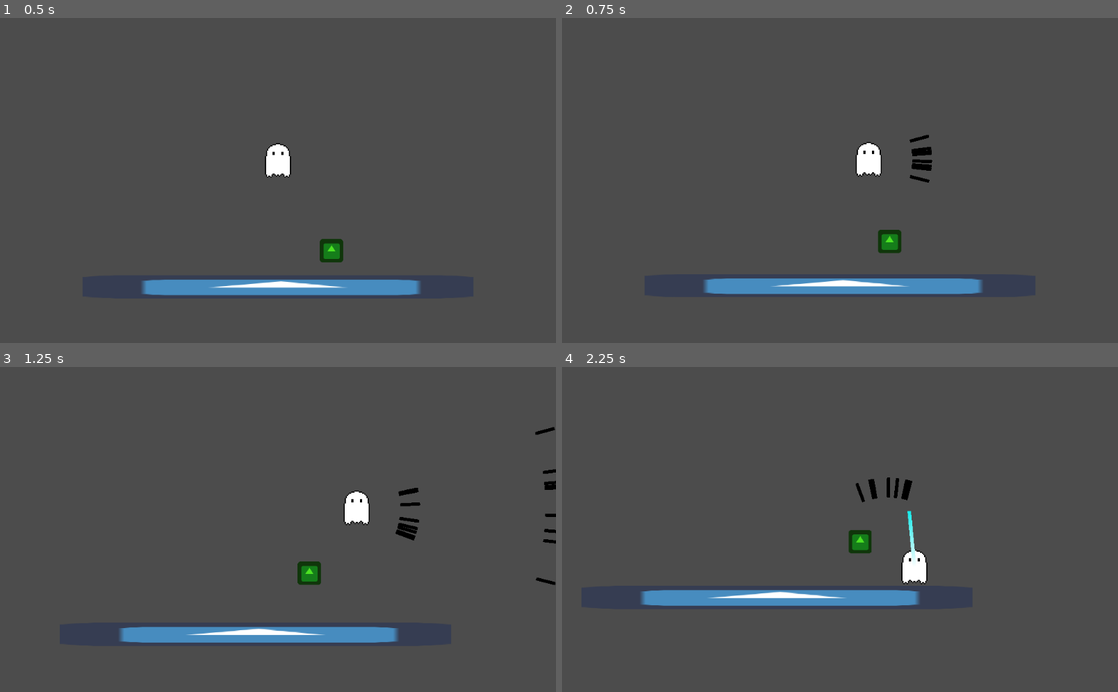
Above: before the commit, frames 1-4 (two rows, left to right).
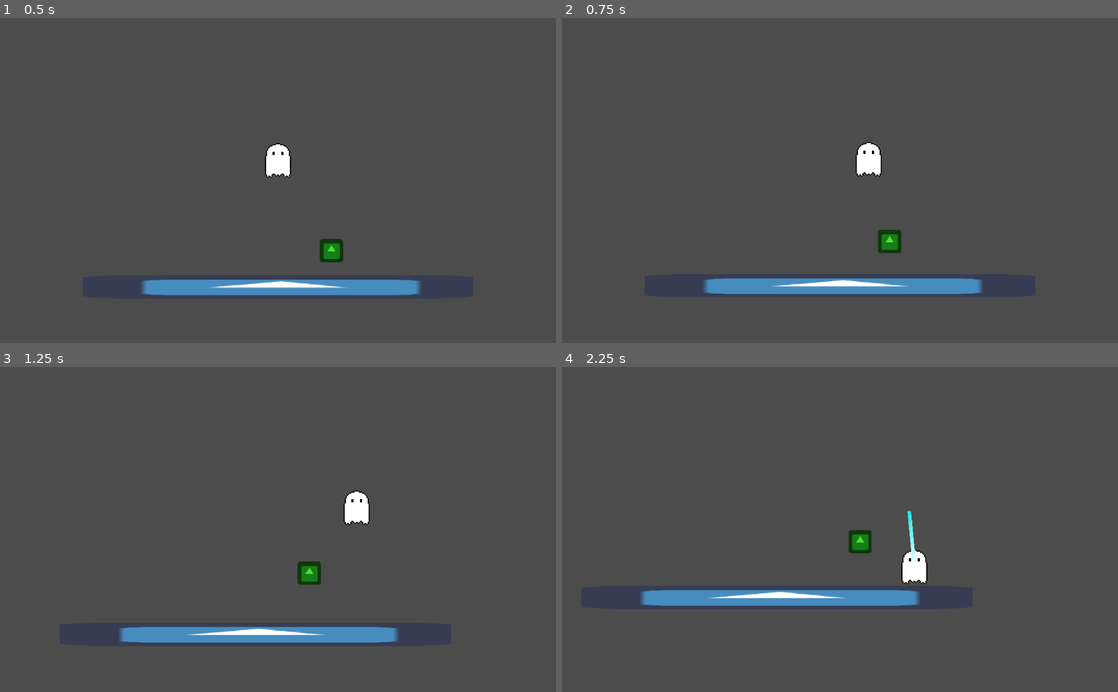
Above: after the commit, the same moments.

Repository: arnette-thomas/gmtk2021
Game: Godot game, scene res://scenes/World1.tscn
The game is run twice, just before and just after one commit, with the same random seed, the same clock (stepped at 60 frames per second) and the same inputs. The engine's default icon, where the game draws it, is replaced by a stand-in: a white triangle on a blue panel in a dark square.
Inputs (mouse positions are in pixels of both pictures, inside the frame that each line leads up to):
- Up to frame 1 (0.5 s): no input
- Up to frame 2 (0.75 s): tap Enter (ui_accept) at 0.5 s; move the mouse to (962, 164) at 0.52 s; press the mouse at (962, 164) at 0.53 s; hold D (right) from 0.53 s (still down)
- Up to frame 3 (1.25 s): keep holding D (right); tap Enter (ui_accept) at 0.77 s
- Up to frame 4 (2.25 s): move the mouse to (728, 545) at 1.27 s; release D (right) at 1.28 s; release the mouse at (728, 545) at 1.28 s; hold S (down) 1.28-2.03 s; click (728, 545) at 1.35 s; tap Enter (ui_accept) at 1.52 s; move the mouse to (895, 458) at 2.02 s; press the mouse at (895, 458) at 2.03 s; hold D (right) from 2.03 s (still down); right-click (895, 458) at 2.1 s

Frame 1 is identical in both runs. In frame 2, 0.3% of the frame differs, in the area x 62-67%, y 35-51%; in frame 3, 0.5%, in the area x 71-100%, y 18-68%; in frame 4, 0.3%.
Error after the commit: Attempt to call function 'add_child' in base 'null instance' on a null instance. (res://scripts/Player.gd:47)

Commit message:
Added Boss behaviour

Diff:
--- /dev/null
+++ b/bossStage.tscn
@@ -0,0 +1,112 @@
+[gd_scene load_steps=7 format=2]
+
+[ext_resource path="res://scripts/Boss.gd" type="Script" id=1]
+[ext_resource path="res://icon.png" type="Texture" id=2]
+[ext_resource path="res://scenes/Player.tscn" type="PackedScene" id=4]
+[ext_resource path="res://scripts/CameraShake.gd" type="Script" id=5]
+
+[sub_resource type="RectangleShape2D" id=1]
+extents = Vector2( 119.373, 118.759 )
+
+[sub_resource type="RectangleShape2D" id=2]
+extents = Vector2( 765.343, 31.4458 )
+
+[node name="bossStage" type="Node2D"]
+__meta__ = {
+"_edit_horizontal_guides_": [ -0.246616 ]
+}
+
+[node name="YSort" type="YSort" parent="."]
+
+[node name="Player" parent="YSort" instance=ExtResource( 4 )]
+position = Vector2( 0, 0 )
+
+[node name="Camera2D" type="Camera2D" parent="YSort/Player"]
+rotation = -0.261799
+offset = Vector2( 0, -50 )
+current = true
+zoom = Vector2( 1.5, 1.5 )
+limit_smoothed = true
+drag_margin_h_enabled = true
+drag_margin_v_enabled = true
+smoothing_enabled = true
+offset_v = 1.0
+script = ExtResource( 5 )
+
+[node name="Tween" type="Tween" parent="YSort/Player/Camera2D"]
+
+[node name="Timer" type="Timer" parent="YSort/Player/Camera2D"]
+
+[node name="Boss" type="KinematicBody2D" parent="YSort"]
+script = ExtResource( 1 )
+target_path = NodePath("../Player")
+
+[node name="Sprite" type="Sprite" parent="YSort/Boss"]
+position = Vector2( 0.0210647, 0.0716791 )
+scale = Vector2( 3.77421, 3.7508 )
+texture = ExtResource( 2 )
+
+[node name="CollisionShape2D" type="CollisionShape2D" parent="YSort/Boss"]
+shape = SubResource( 1 )
+
+[node name="Wall" type="StaticBody2D" parent="." groups=[
+"walls",
+]]
+position = Vector2( 0, 300 )
+
+[node name="Sprite" type="Sprite" parent="Wall"]
+position = Vector2( 0.906647, 65.3752 )
+scale = Vector2( 23.9712, 1 )
+texture = ExtResource( 2 )
+
+[node name="CollisionShape2D" type="CollisionShape2D" parent="Wall"]
+position = Vector2( 0.509827, 68.55 )
+shape = SubResource( 2 )
+
+[node name="Wall2" type="StaticBody2D" parent="." groups=[
+"walls",
+]]
+position = Vector2( 0, 300 )
+
+[node name="Sprite" type="Sprite" parent="Wall2"]
+position = Vector2( 9.38232, -769.482 )
+scale = Vector2( 23.9712, 1 )
+texture = ExtResource( 2 )
+
+[node name="CollisionShape2D" type="CollisionShape2D" parent="Wall2"]
+position = Vector2( 8.98553, -766.307 )
+shape = SubResource( 2 )
+
+[node name="Wall3" type="StaticBody2D" parent="." groups=[
+"walls",
+]]
+position = Vector2( 0, 600 )
+
+[node name="Sprite" type="Sprite" parent="Wall3"]
+position = Vector2( 733.934, -787.698 )
+rotation = 1.5708
+scale = Vector2( 18.26, 1 )
+texture = ExtResource( 2 )
+
+[node name="CollisionShape2D" type="CollisionShape2D" parent="Wall3"]
+position = Vector2( 737.312, -602.71 )
+rotation = 1.5708
+shape = SubResource( 2 )
+
+[node name="Wall4" type="StaticBody2D" parent="." groups=[
+"walls",
+]]
+position = Vector2( 0, 600 )
+
+[node name="Sprite" type="Sprite" parent="Wall4"]
+position = Vector2( -736, -794.048 )
+rotation = 1.5708
+scale = Vector2( 18.26, 1 )
+texture = ExtResource( 2 )
+
+[node name="CollisionShape2D" type="CollisionShape2D" parent="Wall4"]
+position = Vector2( -732.621, -609.059 )
+rotation = 1.5708
+shape = SubResource( 2 )
+
+[connection signal="timeout" from="YSort/Player/Camera2D/Timer" to="YSort/Player/Camera2D" method="_on_Timer_timeout"]
--- a/project.godot
+++ b/project.godot
@@ -9,6 +9,11 @@
 config_version=4
 
 _global_script_classes=[ {
+"base": "Enemy",
+"class": "Boss",
+"language": "GDScript",
+"path": "res://scripts/Boss.gd"
+}, {
 "base": "KinematicBody2D",
 "class": "Enemy",
 "language": "GDScript",
@@ -25,6 +30,7 @@
 "path": "res://scripts/Zombie.gd"
 } ]
 _global_script_class_icons={
+"Boss": "",
 "Enemy": "",
 "GunBase": "",
 "Zombie": ""
--- /dev/null
+++ b/scripts/Boss.gd
@@ -0,0 +1,68 @@
+extends Enemy
+
+class_name Boss
+
+var behaviourStage
+# The current behaviour of the boss
+# 1 --> is walking toward the player
+# 2 --> is waiting (just before an attack)
+# 3 --> is dashing toward the player (not homing)
+# 4 --> is waiting (just after an attack)
+
+var deltaCounter
+var moveSpeed
+var dashDirection
+var dashSpeed
+
+# Called when the node enters the scene tree for the first time.
+func _ready():
+	position = get_viewport_rect().size / 2
+	deltaCounter = 0
+	behaviourStage = 0
+	moveSpeed = 200
+	dashSpeed = 1500
+	pass
+
+
+# Called every frame. 'delta' is the elapsed time since the previous frame.
+func _process(delta):
+	deltaCounter += delta
+	if target == null: return
+
+
+	match behaviourStage:
+		0:
+			bossMoveTowardPlayer(delta)
+			if (deltaCounter > 1) :
+				deltaCounter -= 1
+				behaviourStage = 1
+				dashDirection = position.direction_to(get_node("../Player").position).normalized()
+		1:
+			bossWaiting()
+			if (deltaCounter > 1) :
+				deltaCounter -= 1
+				behaviourStage = 2
+		2:
+			bossDashing(delta)
+			if (move_and_collide(dashDirection * moveSpeed * delta,  true, true, true)):
+				deltaCounter = 0
+				behaviourStage = 3
+		3:
+			bossWaiting()
+			if (deltaCounter > 1) :
+				deltaCounter -= 1
+				behaviourStage = 0
+
+	pass
+
+func bossMoveTowardPlayer(delta):
+	var dir = position.direction_to(target.position).normalized()
+	move_and_collide(dir * moveSpeed * delta)
+	pass
+
+func bossWaiting():
+	pass
+
+func bossDashing(delta):
+	move_and_collide(dashDirection * dashSpeed * delta)
+	pass
--- a/scripts/Player.gd
+++ b/scripts/Player.gd
@@ -44,7 +44,7 @@
 	var position_centered = position + Vector2.UP * 50
 	var bullets = current_gun.generate_bullets(position_centered, position_centered.direction_to(get_global_mouse_position()))
 	for b in bullets:
-		get_node("/root/World1").add_child(b)
+		get_node("/root/bossStage").add_child(b)
 
 #	if Input.is_action_just_pressed("ui_accept"):
 #		Globals.camera.shake(100, 0.2, 400)
